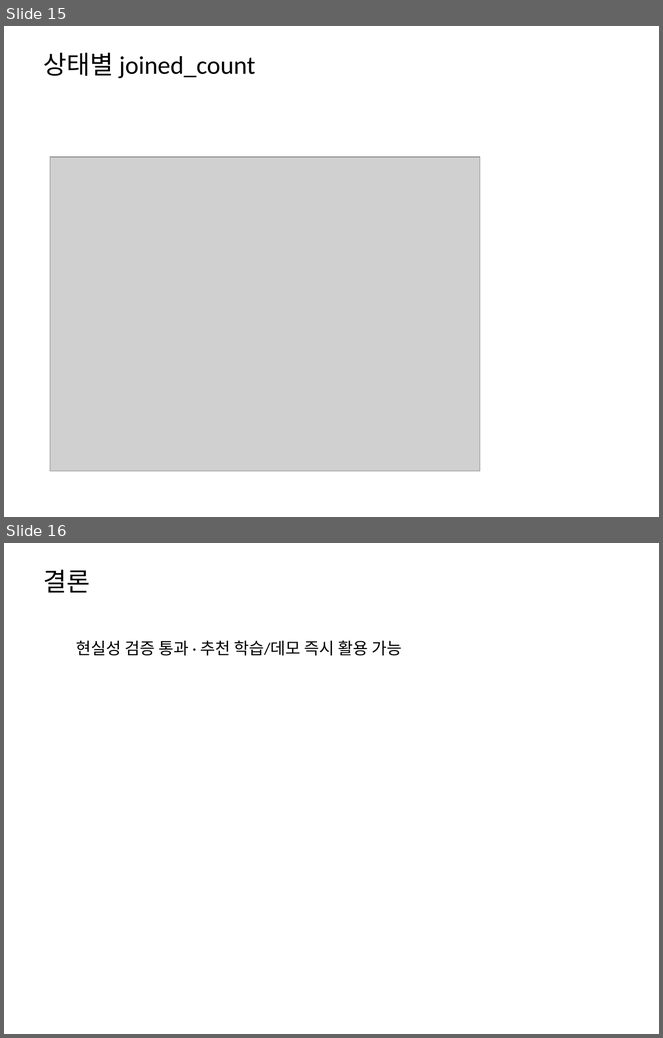
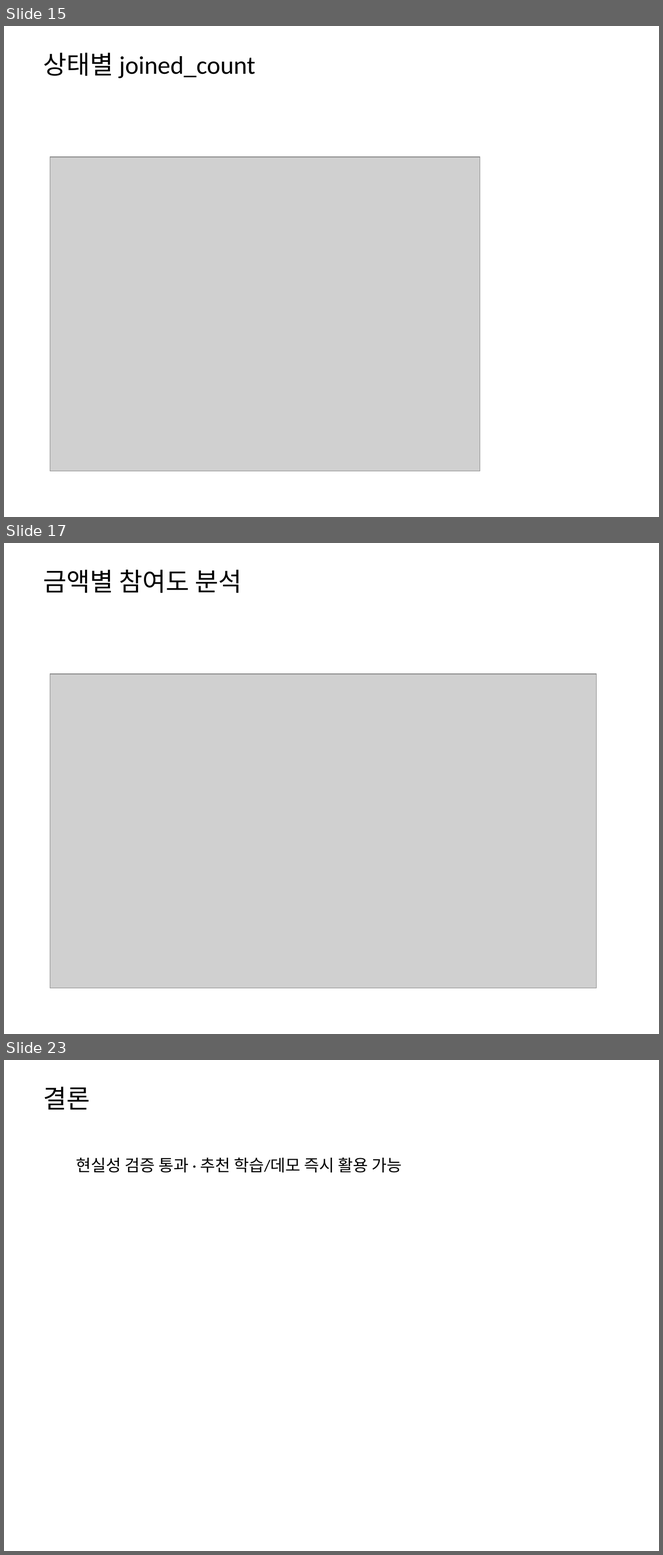
Before and after one commit to ai-sesac2-Nbbang/mogu-mogu-backend, a slide deck: scripts/mogumogu_report.pptx. Shown one above the other, each under a label of ours: slides 15 and 16 before the commit, slides 15, 17 and 23 after it; the slides between them are not shown. The pictures are 663x1038 and 663x1555 pixels, drawn with LibreOffice and Linux fonts; fonts in the diff are those of the drawing; grey boxes stand for pictures. Boxes give left, top, right and bottom in pixels: in the first picture for what was removed or moved away, otherwise in the second. Text is boxed around its words. In the diff, an @@ line names an element or a change of style, - is before the commit and + after.

```diff
--- a/scripts/mogumogu_report.pptx
+++ b/scripts/mogumogu_report.pptx
@@ slide 17 added at [4,543,659,1034], background #FFFFFF @@
@@ text added at [43,570,242,593], 28 pt, text #000000 @@
+금액별 참여도 분석
@@ picture added at [50,674,597,989] @@
@@ what was slide 16 is now slide 23 @@
```
Also in this commit, not shown: 6 other slides added, 9 other files.
